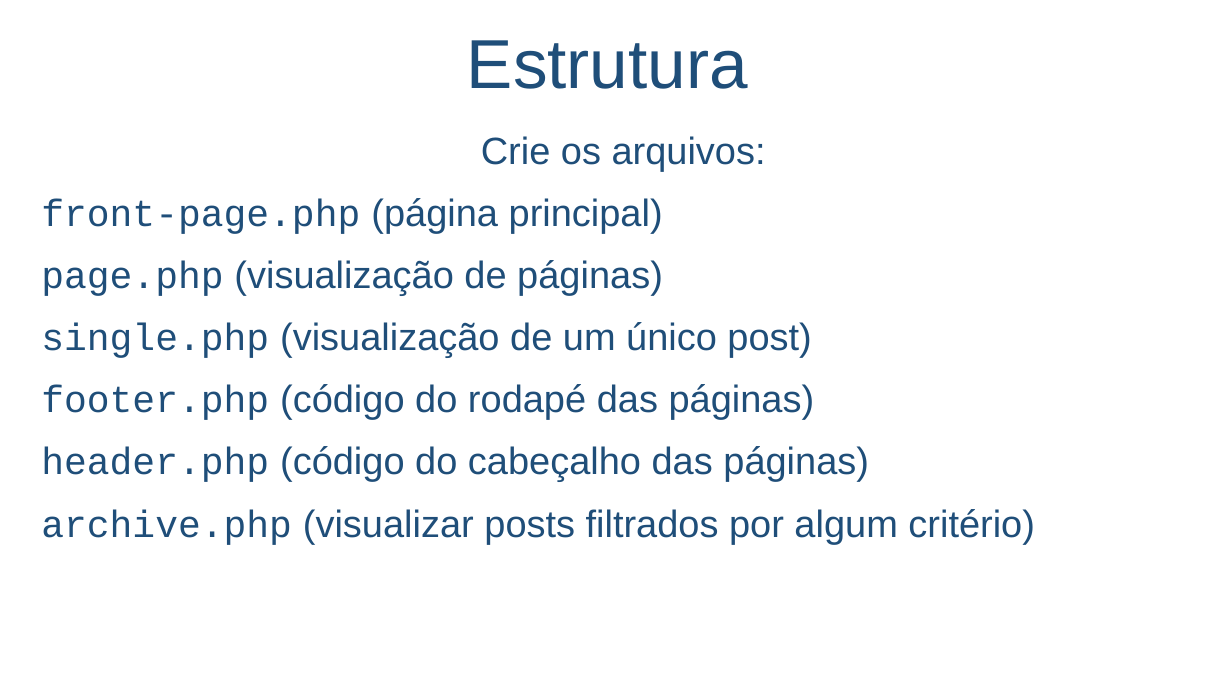
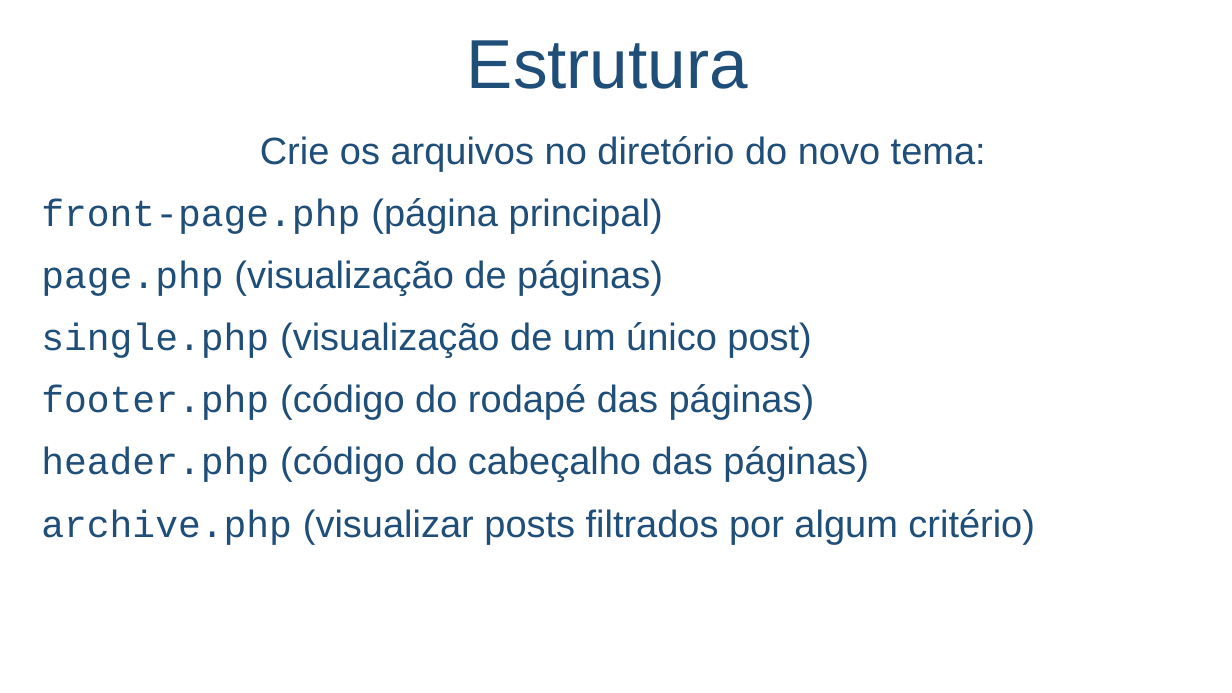
Before and after one commit to salmo-jr/public-slides, a slide deck: slide 6 of wordpress-como-criar-um-novo-tema.pptx (slide 5 before the commit). Drawn at 1232x693 pixels with LibreOffice and Linux fonts; fonts in the diff are those of the drawing; background and template pictures are left out. Boxes give left, top, right and bottom in pixels: in the first picture for what was removed or moved away, otherwise in the second. Text is boxed around its words. In the diff, an @@ line names an element or a change of style, - is before the commit and + after.

```diff
--- a/wordpress-como-criar-um-novo-tema.pptx
+++ b/wordpress-como-criar-um-novo-tema.pptx
@@ text at box(260, 136, 986, 171): text changed @@
-Crie os arquivos:
+Crie os arquivos no diretório do novo tema:
```
Also in this commit, not shown: 7 other slides changed, 6 slides added.
